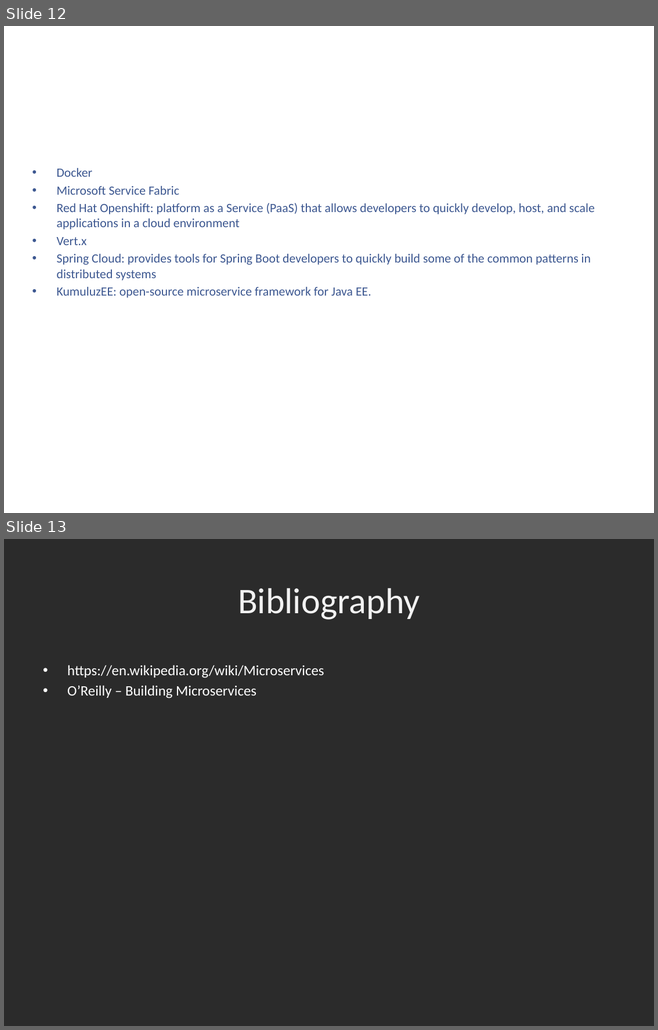
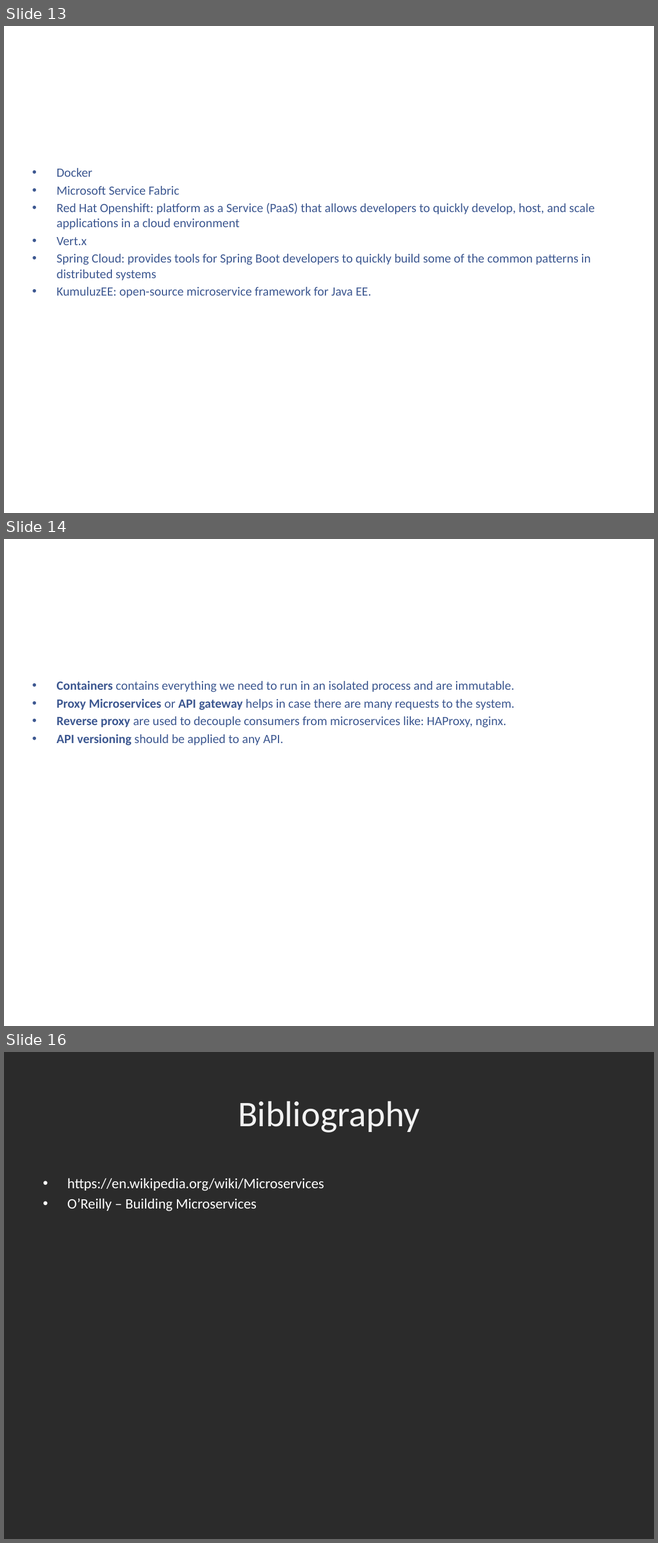
Before and after one commit to kenshincommon/ppts, a slide deck: Presentations/Microservices/Microservices.pptx. Shown one above the other, each under a label of ours: slides 12 and 13 before the commit, slides 13, 14 and 16 after it; the slides between them are not shown. The pictures are 658x1030 and 658x1543 pixels, drawn with LibreOffice and Linux fonts; fonts in the diff are those of the drawing; background and template pictures are left out; a plain dark background stands for a picture behind light text. Boxes give left, top, right and bottom in pixels: in the first picture for what was removed or moved away, otherwise in the second. Text is boxed around its words. In the diff, an @@ line names an element or a change of style, - is before the commit and + after.

```diff
--- a/Presentations/Microservices/Microservices.pptx
+++ b/Presentations/Microservices/Microservices.pptx
@@ slide 14 added at (4, 539, 654, 1026), background picture (left out) @@
@@ title added at (36, 559, 621, 640), 44 pt, text #FFFFFF @@
+Best Practices
@@ text added at (57, 681, 514, 745), 14 pt, text #3C5790 @@
+• Containers contains everything we need to run in an isolated process and are immutable.
+• Proxy Microservices or API gateway helps in case there are many requests to the system.
+• Reverse proxy are used to decouple consumers from microservices like: HAProxy, nginx.
+• API versioning should be applied to any API.
@@ what was slide 12 is now slide 13 @@
@@ what was slide 13 is now slide 16 @@
```
Also in this commit, not shown: 1 slide changed, 2 other slides added, 4 other files.
